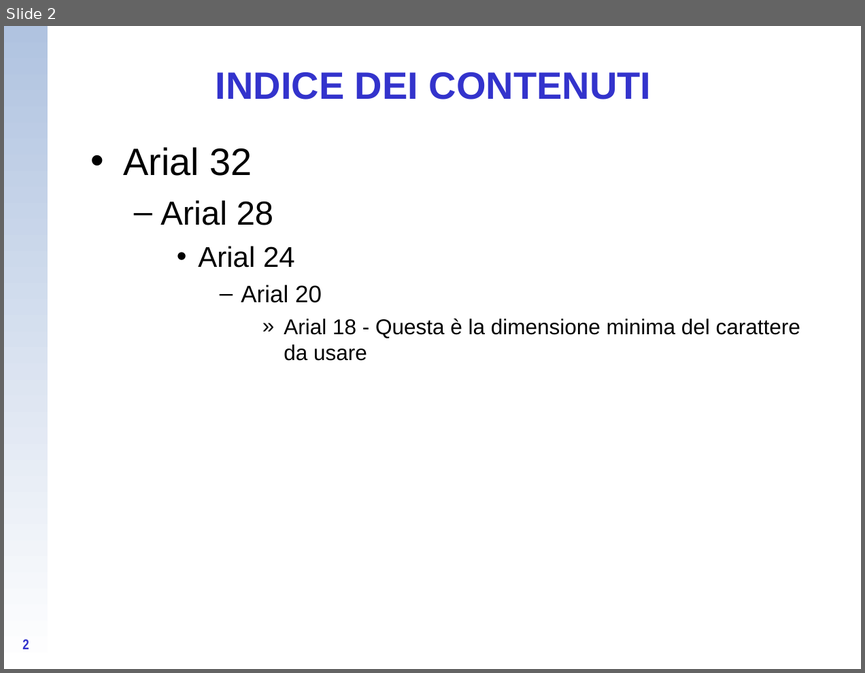
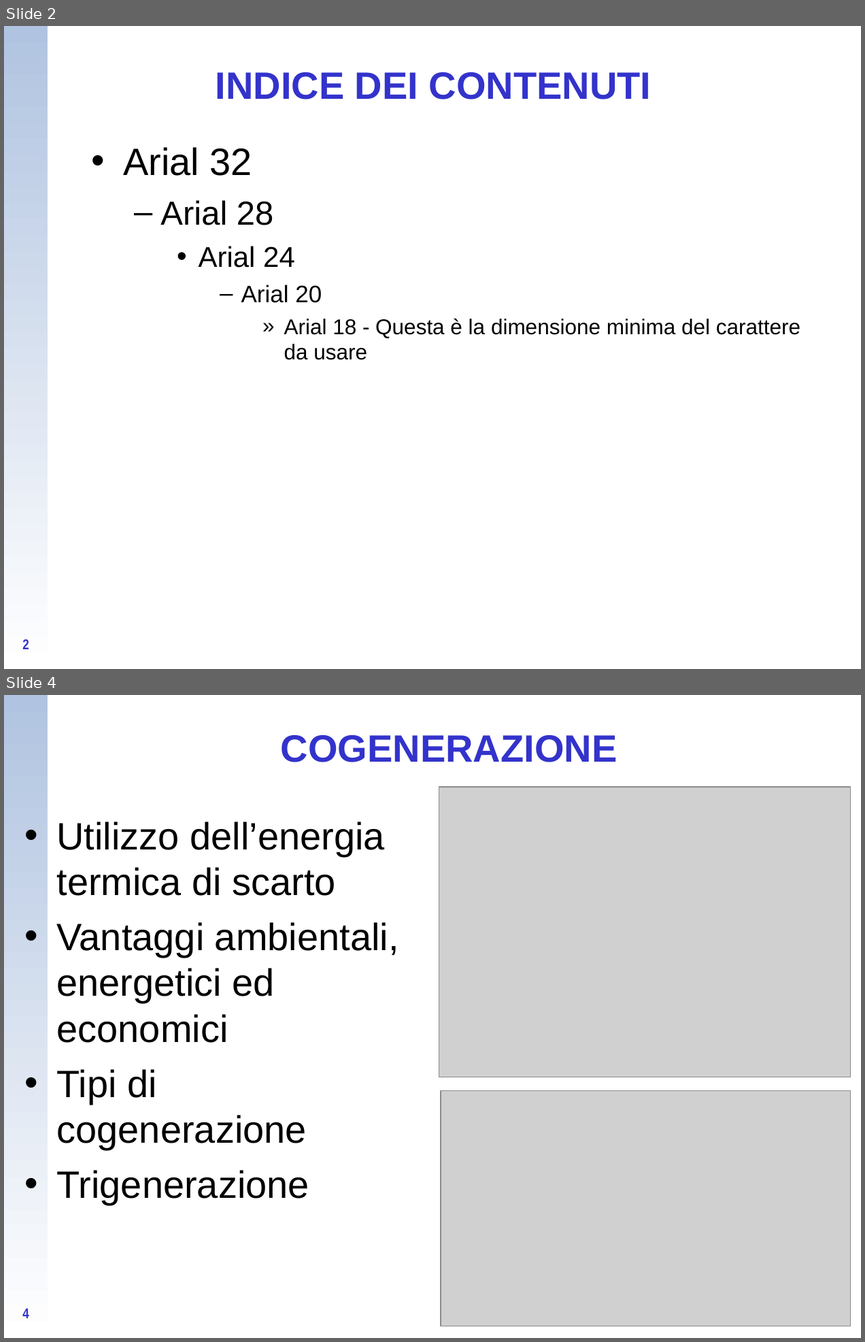
Before and after one commit to CampelloManuel/progetto-esame, a slide deck: tesina/Presentazione_tipo_Energia (te ne ho salvata una copia fusco, sei libero di usarla).ppt. Shown one above the other, each under a label of ours: slide 2 before the commit, slides 2 and 4 after it; the slides between them are not shown. The pictures are 865x673 and 865x1342 pixels, drawn with LibreOffice and Linux fonts; fonts in the diff are those of the drawing; grey boxes stand for pictures; background and template pictures are left out. Boxes give left, top, right and bottom in pixels: in the first picture for what was removed or moved away, otherwise in the second. Text is boxed around its words. In the diff, an @@ line names an element or a change of style, - is before the commit and + after.

```diff
--- a/tesina/Presentazione_tipo_Energia (te ne ho salvata una copia fusco, sei libero di usarla).ppt
+++ b/tesina/Presentazione_tipo_Energia (te ne ho salvata una copia fusco, sei libero di usarla).ppt
@@ slide 4 added at box(4, 695, 861, 1338), background picture (left out); not listed: 1 template element that a slide beside it also shows @@
@@ title added at box(281, 735, 617, 762), 32 pt, text #3333CC, bold @@
+COGENERAZIONE
@@ picture added at box(439, 787, 851, 1076) @@
@@ text added at box(57, 821, 399, 1205), 32 pt, text #000000 @@
+• Utilizzo dell’energia termica di scarto
+• Vantaggi ambientali, energetici ed economici
+• Tipi di cogenerazione
+• Trigenerazione
@@ picture added at box(441, 1091, 851, 1327) @@
@@ page number added at box(22, 1308, 29, 1318), 12 pt, text #3333CC, bold @@
+4
```
Also in this commit, not shown: 1 slide changed, 6 other slides added, 2 slides removed, 3 other files.
